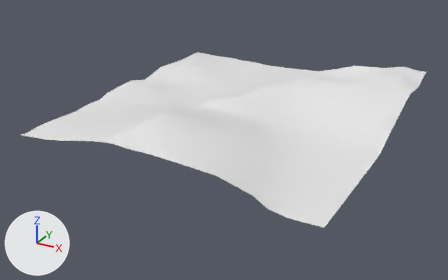
An edit to the glTF model Cont_Models/Sector4/Msh_Navigation.glb, drawn before and after from the same camera.
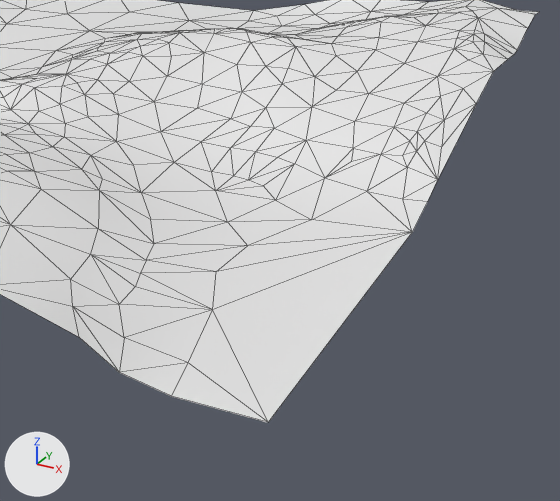
Old and new are each drawn whole from a 50 mm lens placed at (3783.0, -7423.0, 3129.0), pointed at (-127.0, -313.0, -426.0) and again close up on the part from 50% to 97% of the width and 24% to 92% of the height. Lighting does not change. The marker at lower left points along +X, +Y and +Z. The close-ups show mesh edges as thin lines. Vertices at the same position are counted once.

Names of what the first close-up shows: 'Mesh_Navigation'.
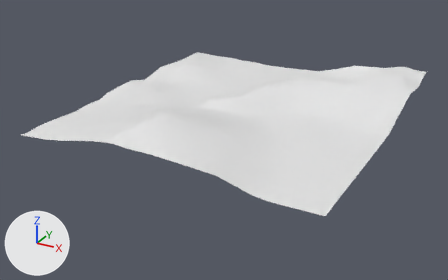
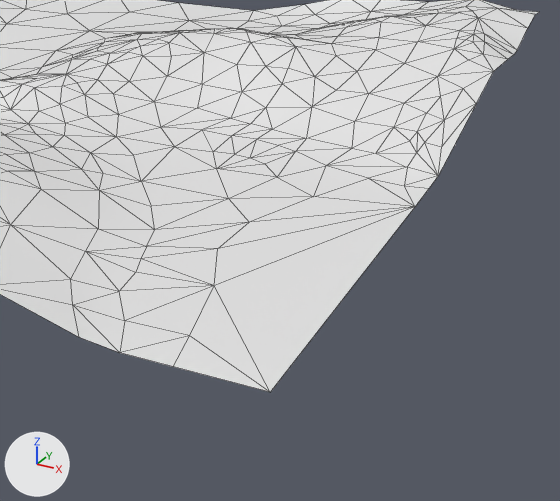
Where the newer file only moved an object's origin or applied its transform, the numbers keep the older frame.

Boxes [x1, y1, x2, y2] around the edits, measured in the close-ups (560 x 501 px; the box of a moved part takes in the faces that stretch with it):
'Mesh_Navigation', reshaped
    before: [0, 0, 539, 422]
    after: [0, 0, 539, 392]
part 1 of me_msh_sec4_bloque35_001, moved or reshaped
    before: [0, 92, 476, 422]
    after: [0, 92, 475, 392]

Edits to the bpy script that builds the scene:
```text
Change me_msh_sec4_bloque35_001:
    used by ob_mesh_navigation; location = (4.0, 5.0, 8.0)
    remove me_msh_sec4_bloque35_001.from_pydata(...)  # 414 vertices, 774 faces; spans x -2094.0..2084.0, y -2220.0..2214.0, z -207.0..324.0
    add me_msh_sec4_bloque35_001.from_pydata(...)  # 412 vertices, 770 faces; spans x -2094.0..2084.0, y -2220.0..2214.0, z -93.0..324.0
    me_msh_sec4_bloque35_001 part 1
    6 vertices are removed from x 1331.0..1858.0, y -27.0..268.0, z -156.0..-31.0
    23 faces are deleted
    9 vertices in x 802.0..2068.0, y -1538.0..194.0, z -144.0..-134.0 move by (0.0, 0.0, 70.0)
    3 vertices in x 1667.0..2068.0, y -2220.0..-258.0, z -207.0 move by (0.0, 0.0, 134.0)
    3 vertices in x 1257.0..1606.0, y -803.0..-377.0, z -196.0 move by (0.0, 0.0, 123.0)
    33 vertices move from x 148.0..2068.0, y -2220.0..390.0, z -197.0..23.0 to x 148.0..2068.0, y -2220.0..390.0, z -78.0..14.0
    4 vertices are added at (1718.0, 247.0, -48.0), (1767.0, -27.0, -75.0), (1523.0, 55.0, -86.0), (1331.0, 145.0, -76.0)
    19 new faces join them
```
